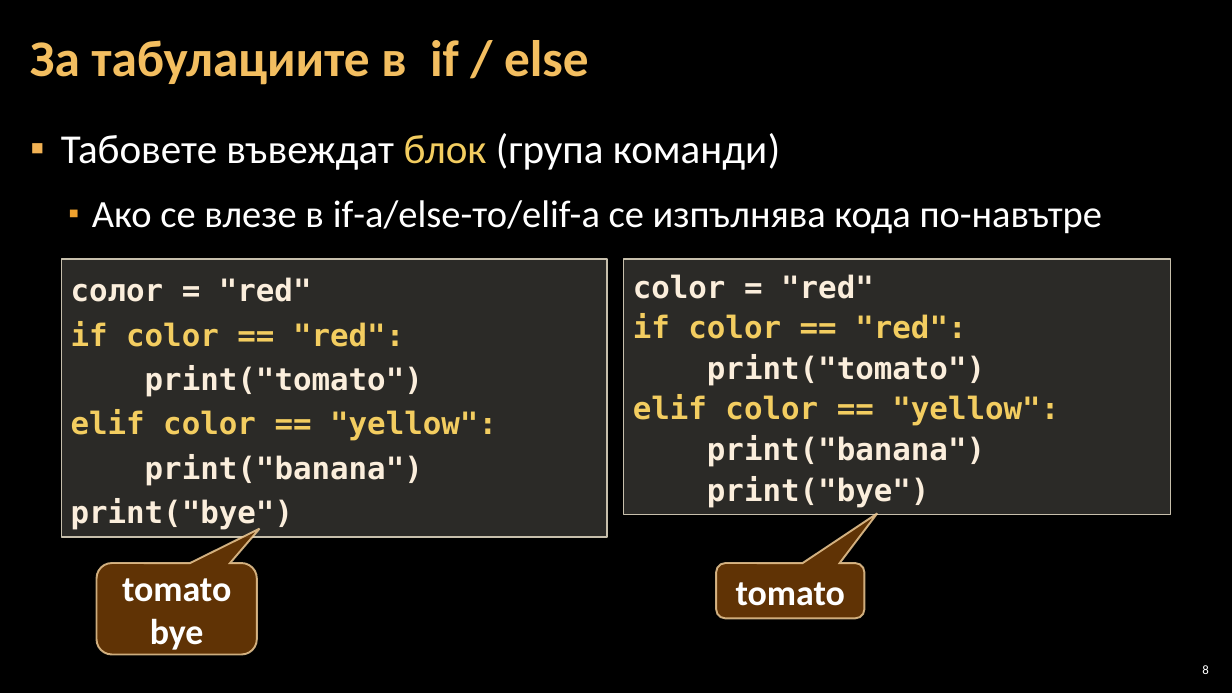
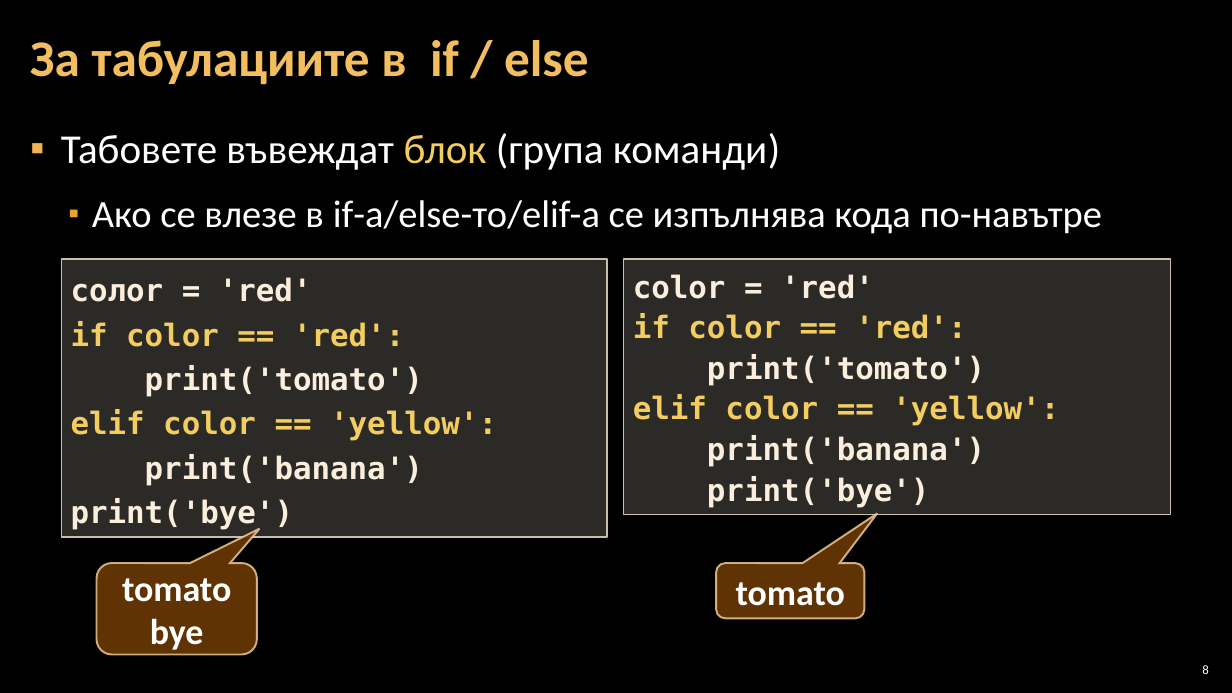
Before and after one commit to Software-University/Python-Basics, a slide deck: slide 8 of 3. Simple-Conditions/3. Simple-Conditions.pptx. Drawn at 1232x693 pixels with LibreOffice and Linux fonts; fonts in the diff are those of the drawing; background and template pictures are left out. Boxes give left, top, right and bottom in pixels: in the first picture for what was removed or moved away, otherwise in the second. Text is boxed around its words. In the diff, an @@ line names an element or a change of style, - is before the commit and + after.

```diff
--- a/3. Simple-Conditions/3. Simple-Conditions.pptx
+++ b/3. Simple-Conditions/3. Simple-Conditions.pptx
@@ text in rectangle at (x1=71, y1=277, x2=497, y2=530): text changed @@
-coлor = "red"
-if color == "red":
-print("tomato")
-elif color == "yellow":
-print("banana")
-print("bye")
+coлor = 'red'
+if color == 'red':
+print('tomato')
+elif color == 'yellow':
+print('banana')
+print('bye')
@@ text in rectangle at (x1=633, y1=274, x2=1059, y2=508): text changed @@
-color = "red"
-if color == "red":
-print("tomato")
-elif color == "yellow":
-print("banana")
-print("bye")
+color = 'red'
+if color == 'red':
+print('tomato')
+elif color == 'yellow':
+print('banana')
+print('bye')
```
Also in this commit, not shown: 15 other slides changed, 13 other files.
